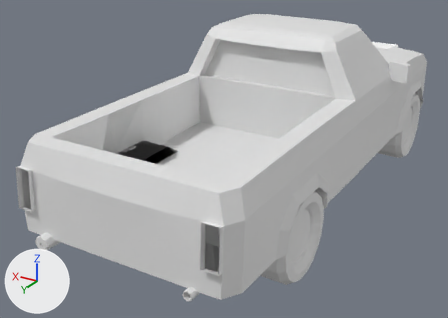
The Blender file Assets/Meshes/Cars/americanPickUpMesh.blend: old version first, new version second.
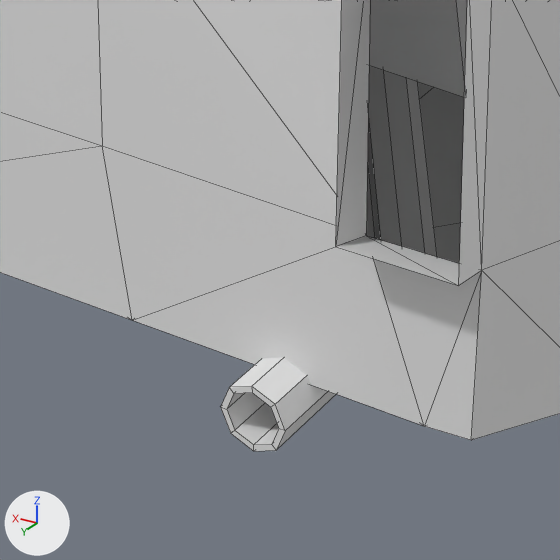
The first picture shows the older version from a camera (50 mm lens) standing at (-1.86, 3.74, 2.05) and looking at (0.2, 0.3, 0.33). The close-ups show both versions on the part from 33% to 52% of the width and 73% to 100% of the height of that picture; other places that the commit changed are outside them. Arrows for +X, +Y and +Z are at lower left; the lights stay in place. The close-ups show mesh edges as thin lines. The same objects are shown in both versions, whatever each file hides.

In view in the first close-up: 'Outline'.
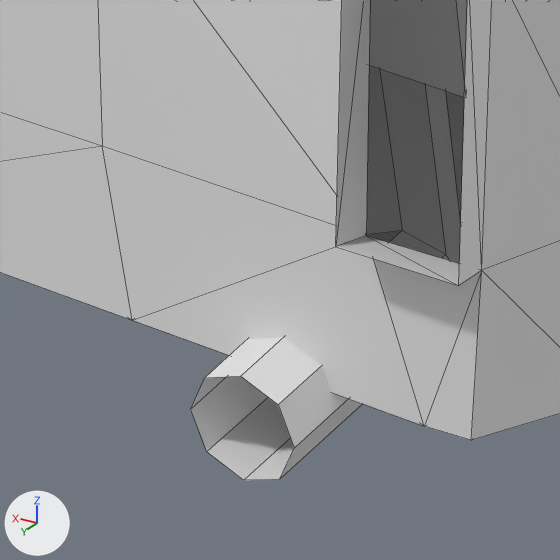
Where the newer file only moved an object's origin or applied its transform, the numbers keep the older frame.

Changed parts and their boxes (x1, y1, x2, y2) in the close-ups (560 x 560 px):
'Outline', reshaped
    before: (0, 0, 560, 451)
    after: (0, 0, 560, 480)
part 1 of me_mesh_023, rebuilt (25% wider, 7% taller)
    before: (221, 65, 437, 451)
    after: (191, 65, 461, 480)

The change, as a list of edits to the scene's bpy script:
```text
Change me_mesh_023:
    used by ob_outline; location = (0.0, 0.0, 0.0)
    remove me_mesh_023.from_pydata(...)  # 1181 vertices, 2017 faces; spans x -0.79..0.79, y -1.69..1.77, z 0.0..1.21
    add me_mesh_023.from_pydata(...)  # 1109 vertices, 1953 faces; spans x -0.79..0.79, y -1.69..1.77, z 0.0..1.21
    me_mesh_023 part 1: the loose piece of 40 vertices spanning x -0.5..-0.28, y 1.32..1.75, z 0.29..0.41 is rebuilt with 24 vertices and now spans x -0.52..-0.26, y 1.31..1.77, z 0.27..0.43
```
